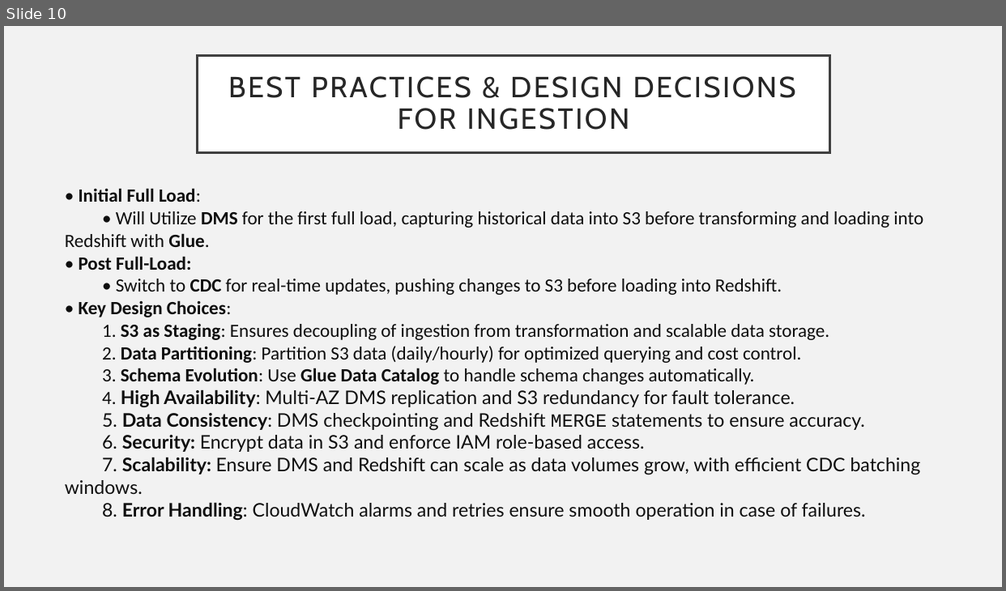
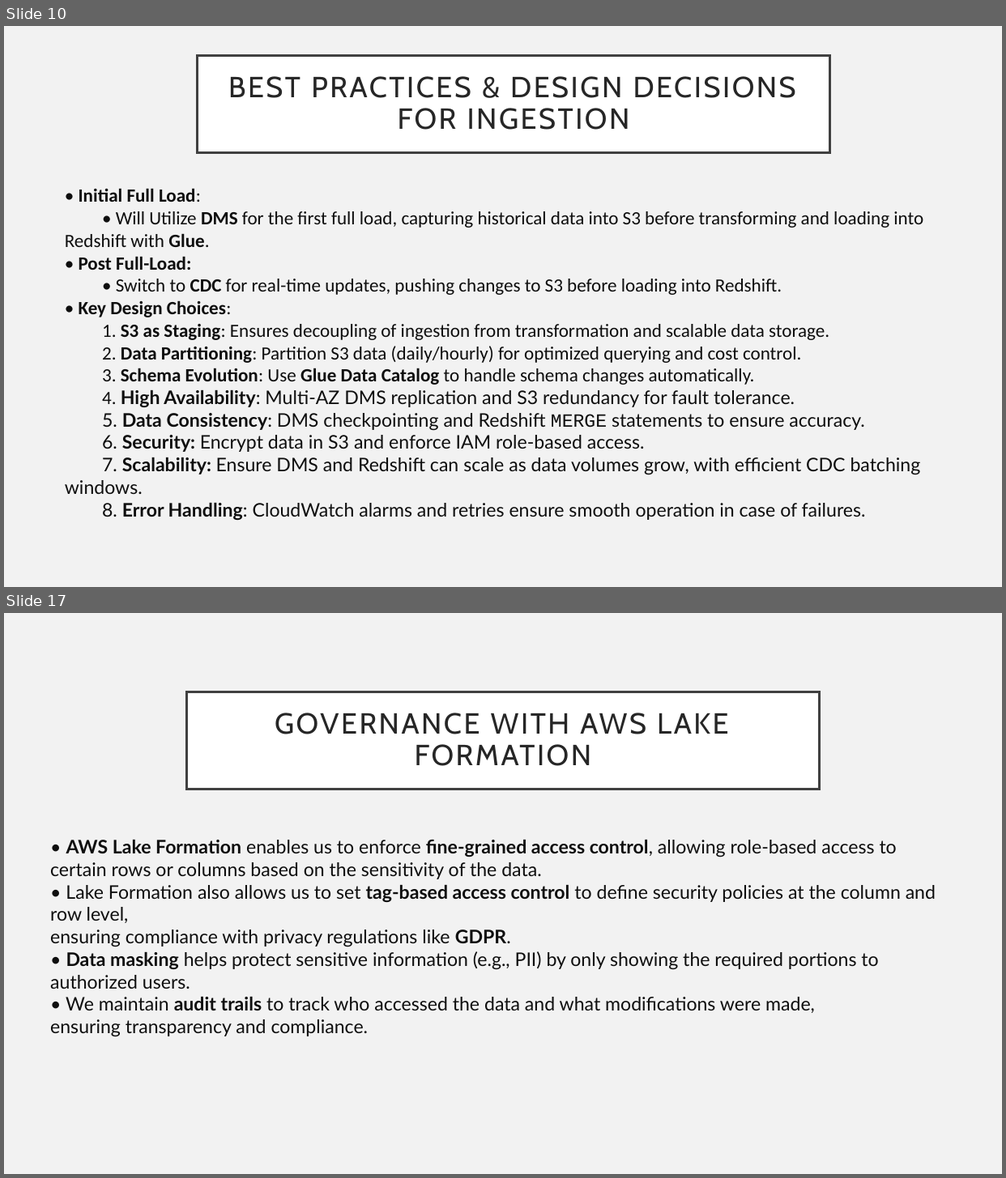
Before and after one commit to Tvkoushik/amazon-etl-pipeline, a slide deck: Craft-Demo.pptx. Shown one above the other, each under a label of ours: slide 10 before the commit, slides 10 and 17 after it; the slides between them are not shown. The pictures are 1006x591 and 1006x1178 pixels, drawn with LibreOffice and Linux fonts; fonts in the diff are those of the drawing. Boxes give left, top, right and bottom in pixels: in the first picture for what was removed or moved away, otherwise in the second. Text is boxed around its words. In the diff, an @@ line names an element or a change of style, - is before the commit and + after.

```diff
--- a/Craft-Demo.pptx
+++ b/Craft-Demo.pptx
@@ slide 17 added at [4, 613, 1002, 1174], background #F2F2F2 @@
@@ title added at [187, 692, 819, 789], fill #FFFFFF, outline #404040 2.5 pt, 28 pt, text #262626 @@
+GOVERNANCE WITH AWS LAKE FORMATION
@@ text added at [50, 839, 936, 1037], 18 pt, text #0E0E0E @@
+• AWS Lake Formation enables us to enforce fine-grained access control, allowing role-based access to
+certain rows or columns based on the sensitivity of the data.
+• Lake Formation also allows us to set tag-based access control to define security policies at the column and row level,
+ensuring compliance with privacy regulations like GDPR.
+• Data masking helps protect sensitive information (e.g., PII) by only showing the required portions to authorized users.
+• We maintain audit trails to track who accessed the data and what modifications were made,
+ensuring transparency and compliance.
```
Also in this commit, not shown: 1 slide changed, 11 other slides added, 2 slides removed, 15 other files.
